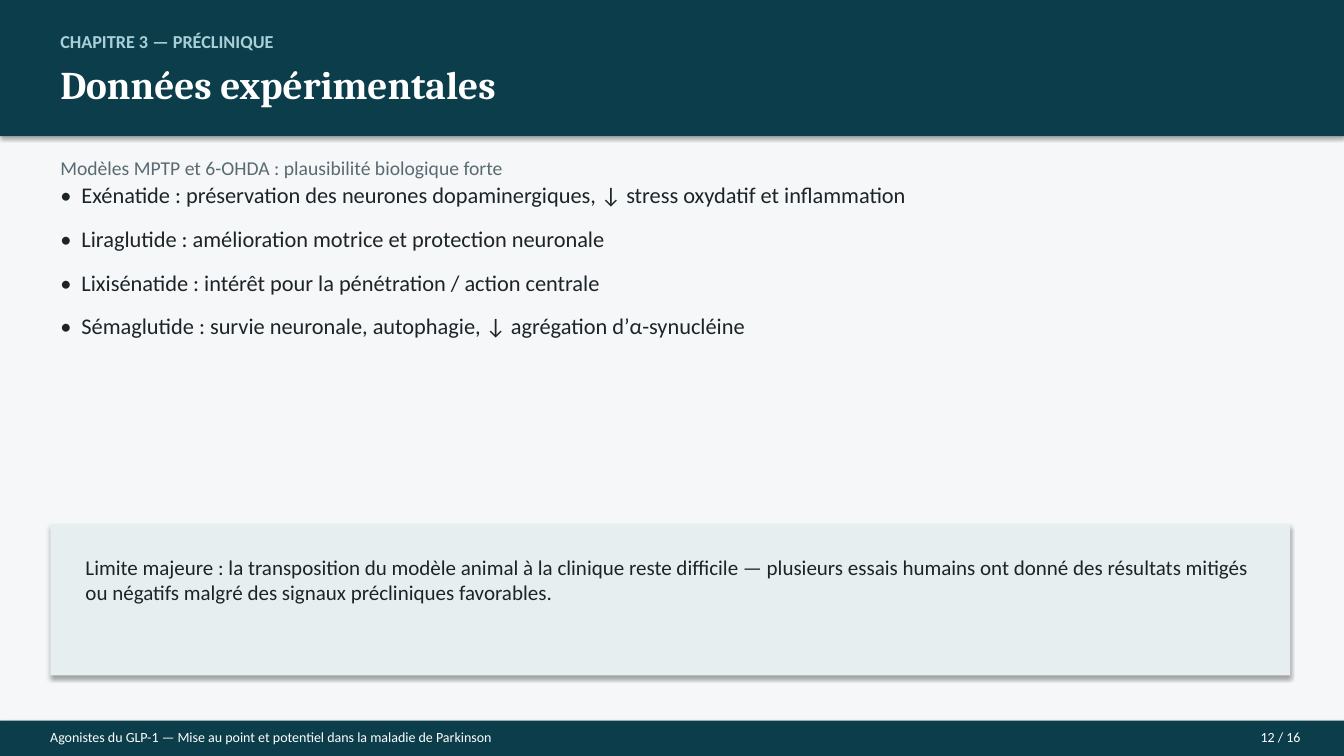
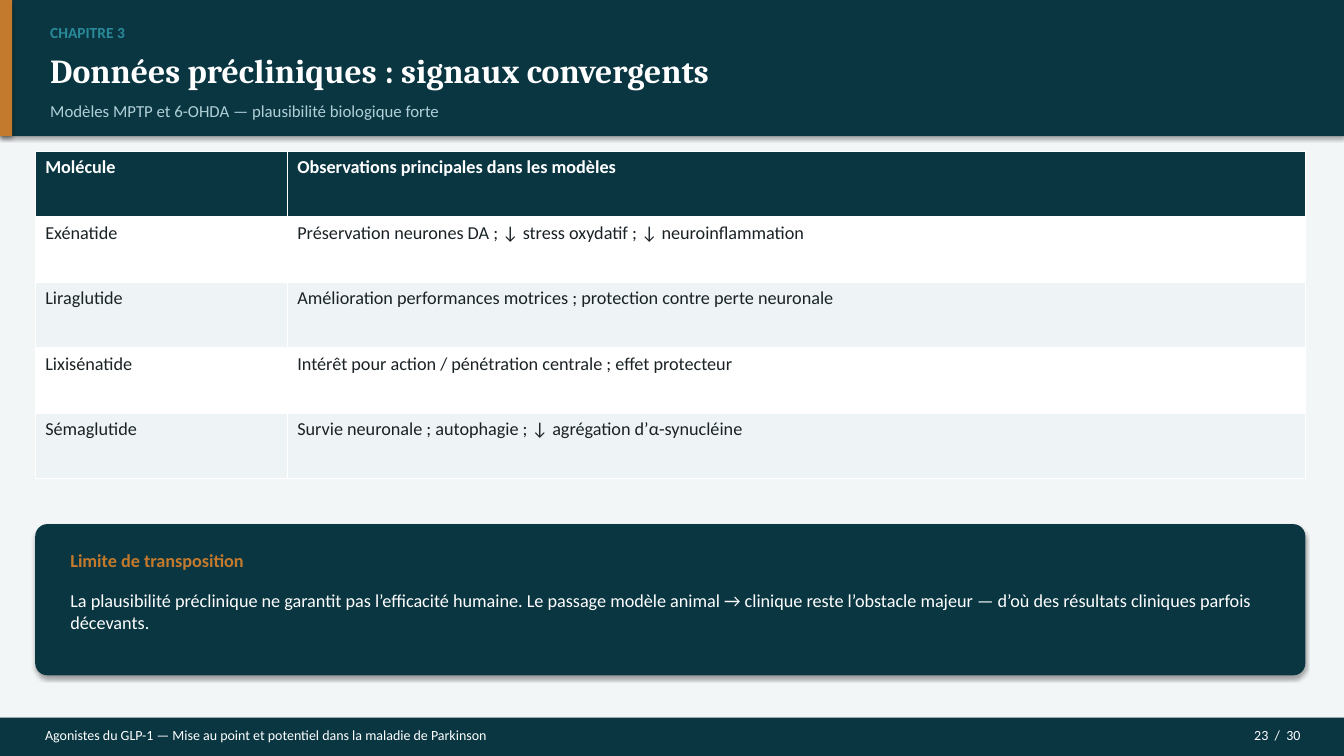
Before and after one commit to Mashtal-Platform/mashtal-platform, a slide deck: slide 23 of docs/presentation/Soutenance_GLP1_Parkinson.pptx (slide 12 before the commit). Drawn at 1344x756 pixels with LibreOffice and Linux fonts; fonts in the diff are those of the drawing. Boxes give left, top, right and bottom in pixels: in the first picture for what was removed or moved away, otherwise in the second. Text is boxed around its words. In the diff, an @@ line names an element or a change of style, - is before the commit and + after.

```diff
--- a/docs/presentation/Soutenance_GLP1_Parkinson.pptx
+++ b/docs/presentation/Soutenance_GLP1_Parkinson.pptx
@@ rectangle at (0,0,1344,756): fill #F5F7F8 to #F3F6F7 @@
@@ rectangle at (0,0,1344,136): fill #0B3D4A to #0A3642 @@
@@ rectangle added at (0,0,12,136), fill #C47A2C @@
@@ text at (50,28,125,38): text changed; size 13 to 11 pt; text colour #A8D0D8 to #2A8A9A @@
-CHAPITRE 3 — PRÉCLINIQUE
+CHAPITRE 3
@@ text at (50,59,709,91): text changed; size 28 to 24 pt @@
-Données expérimentales
+Données précliniques : signaux convergents
@@ text at (50,105,439,120): text changed; size 14 to 12 pt; text colour #5A6A72 to #B0D0D8 @@
-Modèles MPTP et 6-OHDA : plausibilité biologique forte
+Modèles MPTP et 6-OHDA — plausibilité biologique forte
@@ table added at (35,151,1306,479), 5 rows, 2 columns @@
+Molécule | Observations principales dans les modèles
+Exénatide | Préservation neurones DA ; ↓ stress oxydatif ; ↓ neuroinflammation
+Liraglutide | Amélioration performances motrices ; protection contre perte neuronale
+Lixisénatide | Intérêt pour action / pénétration centrale ; effet protecteur
+Sémaglutide | Survie neuronale ; autophagie ; ↓ agrégation d’α-synucléine
@@ text removed at (81,187,905,338) @@
-• Exénatide : préservation des neurones dopaminergiques, ↓ stress oxydatif et inflammation
-• Liraglutide : amélioration motrice et protection neuronale
-• Lixisénatide : intérêt pour la pénétration / action centrale
-• Sémaglutide : survie neuronale, autophagie, ↓ agrégation d’α-synucléine
@@ rounded rectangle added at (35,524,1306,676), fill #0A3642 @@
@@ rectangle removed at (50,524,1291,676) @@
@@ text added at (70,554,244,570), 13 pt, text #C47A2C, bold @@
+Limite de transposition
@@ text at (70,594,1251,629): text changed; size 15 to 13 pt; text colour #1C2428 to #FFFFFF @@
-Limite majeure : la transposition du modèle animal à la clinique reste difficile — plusieurs essais humains ont donné des résultats mitigés ou négatifs malgré des signaux précliniques favorables.
+La plausibilité préclinique ne garantit pas l’efficacité humaine. Le passage modèle animal → clinique reste l’obstacle majeur — d’où des résultats cliniques parfois décevants.
@@ rectangle at (0,718,1344,756): fill #0B3D4A to #0A3642 @@
@@ text "Agonistes du GLP-1 — Mise ...": place and size @@
-text "Agonistes du GLP-1 — Mise ..." at (50,732,491,745)
+text "Agonistes du GLP-1 — Mise ..." at (45,730,486,743)
@@ text added at (1254,731,1300,740), 10 pt, text #FFFFFF @@
+23 / 30
@@ text removed at (1261,732,1300,742) @@
-12 / 16
```
Also in this commit, not shown: 7 other slides changed, 22 slides added, 9 slides removed, 2 other files.
